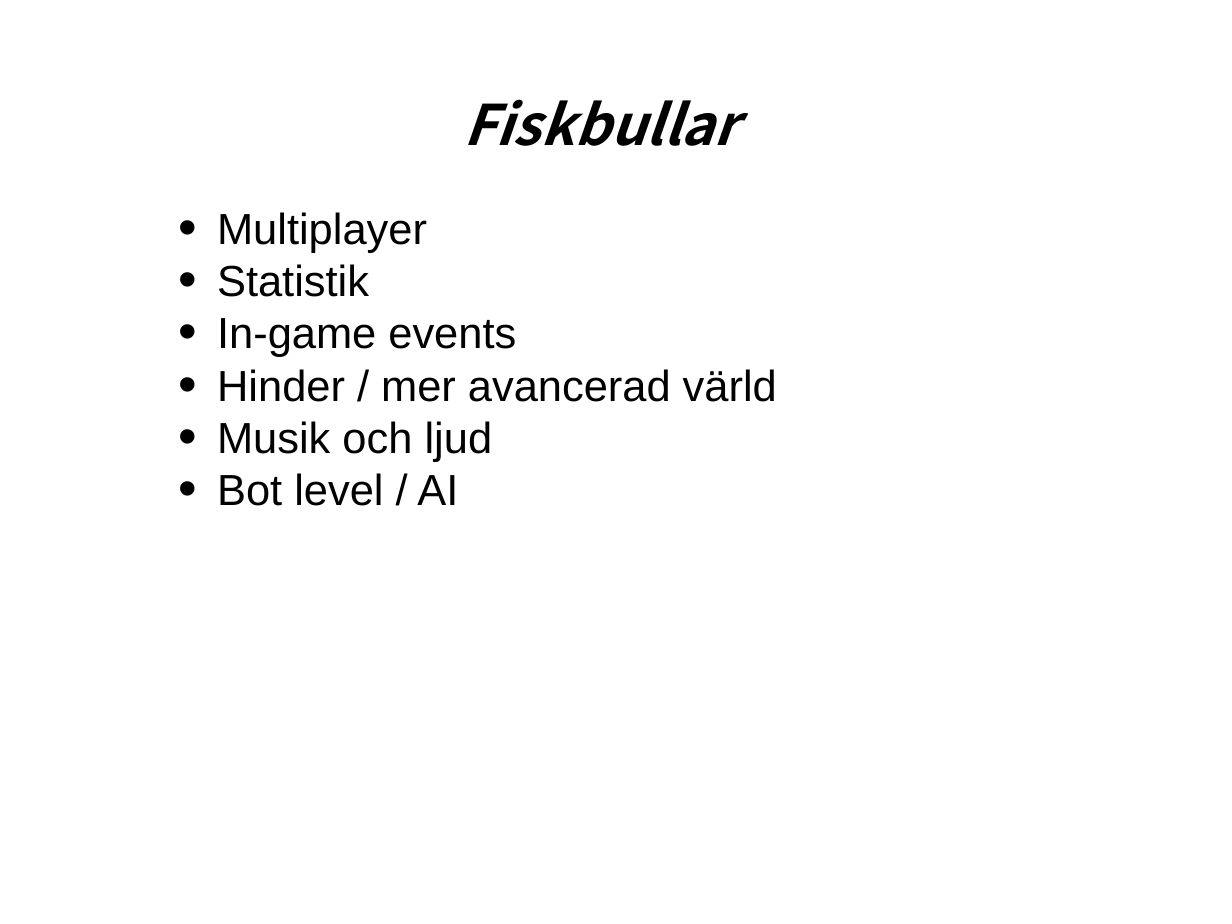
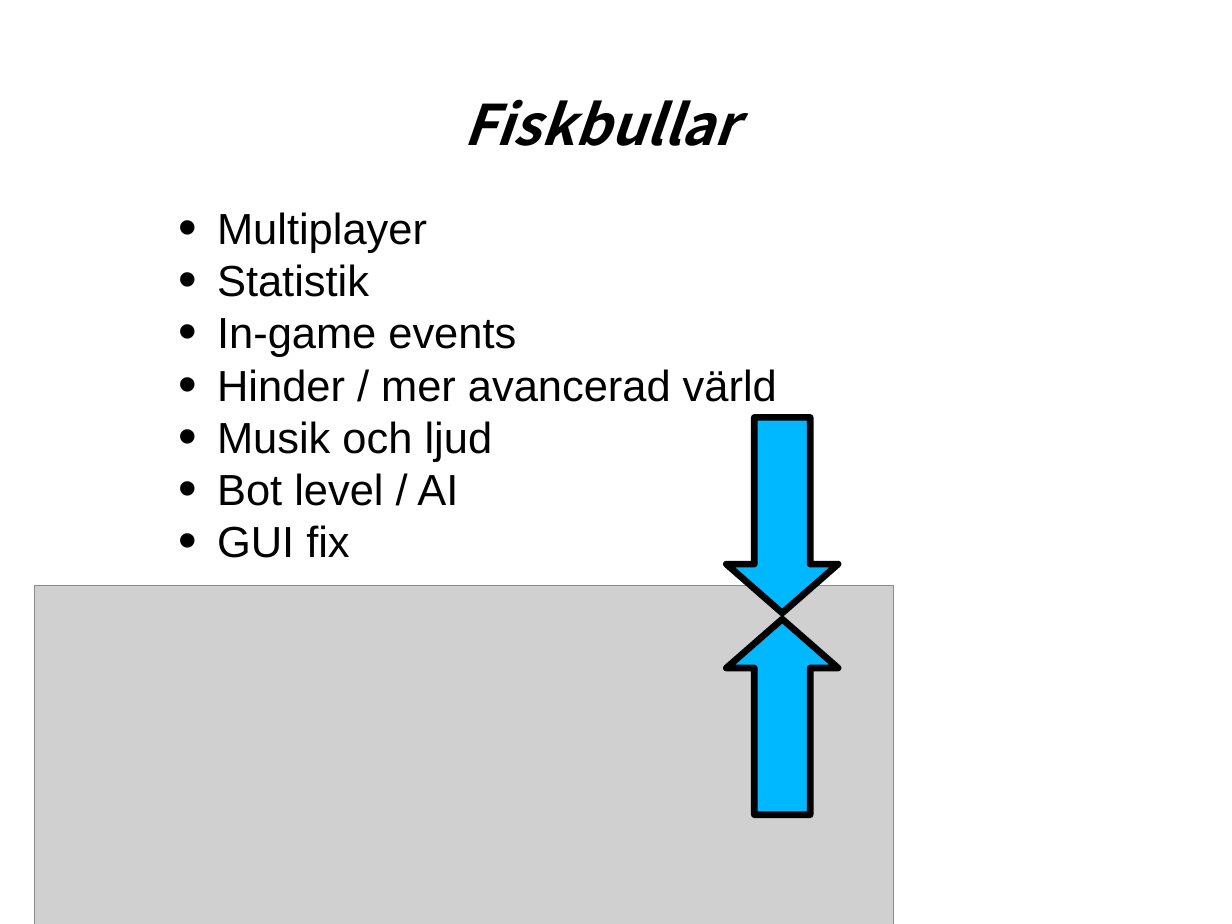
Before and after one commit to isqb/POP, a slide deck: slide 12 of doc/Projektpresentation.odp. Drawn at 1232x924 pixels with LibreOffice and Linux fonts; fonts in the diff are those of the drawing; grey boxes stand for pictures. Boxes give left, top, right and bottom in pixels: in the first picture for what was removed or moved away, otherwise in the second. Text is boxed around its words. In the diff, an @@ line names an element or a change of style, - is before the commit and + after.

Commit message:
presentation

```diff
--- a/doc/Projektpresentation.odp
+++ b/doc/Projektpresentation.odp
@@ up arrow added at box(727, 418, 838, 614), fill #00B8FF, outline #000000 4.31 pt @@
@@ text at box(217, 525, 349, 558): paragraph added @@
+• GUI fix
@@ picture added at box(35, 586, 894, 924) @@
@@ up arrow added at box(727, 619, 838, 815), fill #00B8FF, outline #000000 4.31 pt @@
```
